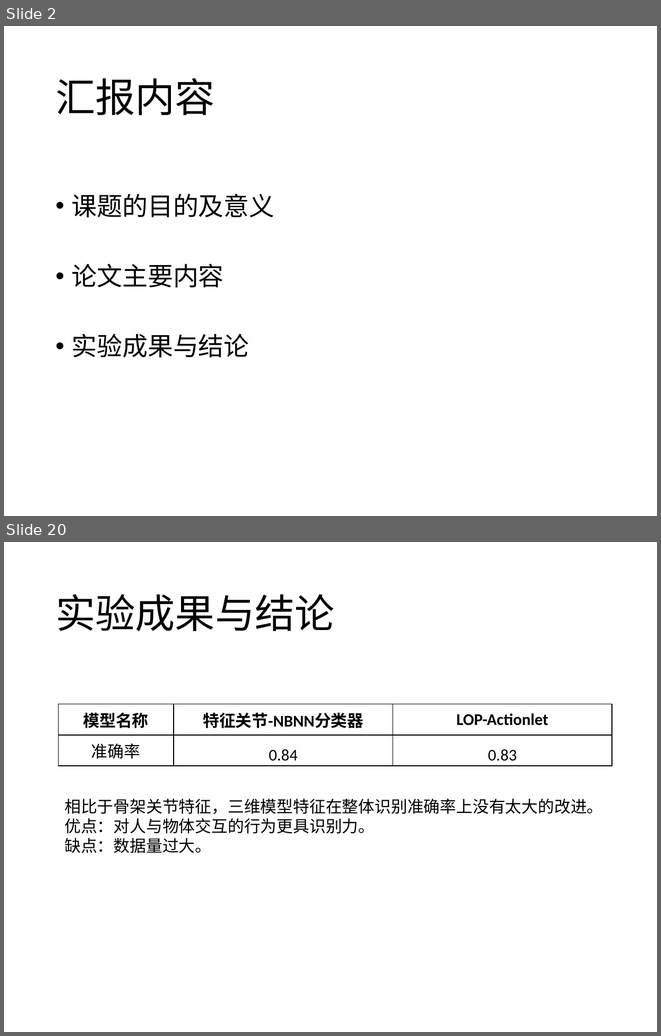
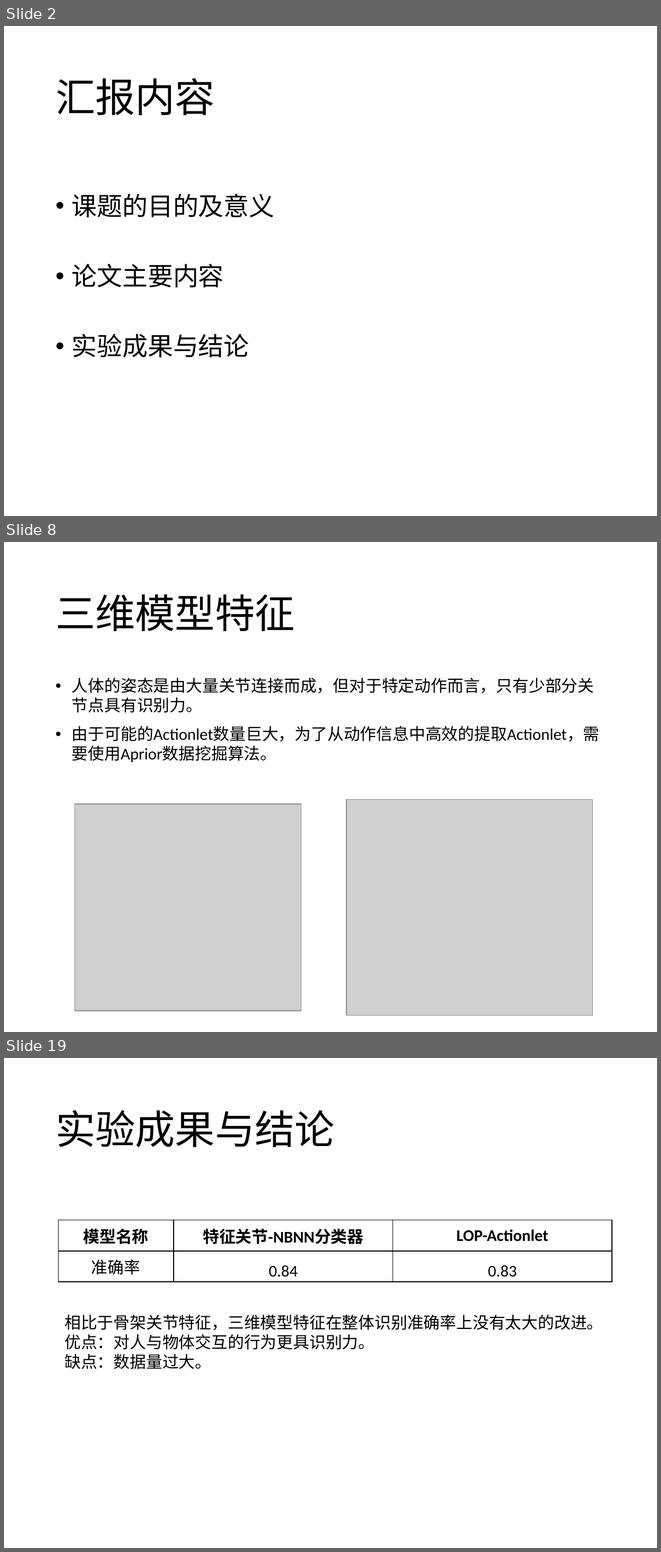
Before and after one commit to Mostro-Complexity/The-Damn-Thesis, a slide deck: 仇思宇-终期答辩-20190530.pptx. Shown one above the other, each under a label of ours: slides 2 and 20 before the commit, slides 2, 8 and 19 after it; the slides between them are not shown. The pictures are 661x1036 and 661x1552 pixels, drawn with LibreOffice and Linux fonts; fonts in the diff are those of the drawing; grey boxes stand for pictures. Boxes give left, top, right and bottom in pixels: in the first picture for what was removed or moved away, otherwise in the second. Text is boxed around its words. In the diff, an @@ line names an element or a change of style, - is before the commit and + after.

```diff
--- a/仇思宇-终期答辩-20190530.pptx
+++ b/仇思宇-终期答辩-20190530.pptx
@@ slide 8 added at [4,542,657,1032], background #FFFFFF @@
@@ title added at [55,594,295,631], 44 pt, text #000000 @@
+三维模型特征
@@ text added at [72,678,600,762], 18 pt, text #000000 @@
+• 人体的姿态是由大量关节连接而成，但对于特定动作而言，只有少部分关节点具有识别力。
+• 由于可能的Actionlet数量巨大，为了从动作信息中高效的提取Actionlet，需要使用Aprior数据挖掘算法。
@@ picture added at [74,804,301,1011] @@
@@ picture added at [346,799,592,1015] @@
@@ what was slide 20 is now slide 19 @@
```
Also in this commit, not shown: 11 slides changed, 3 other slides added, 5 slides removed, 13 other files.
